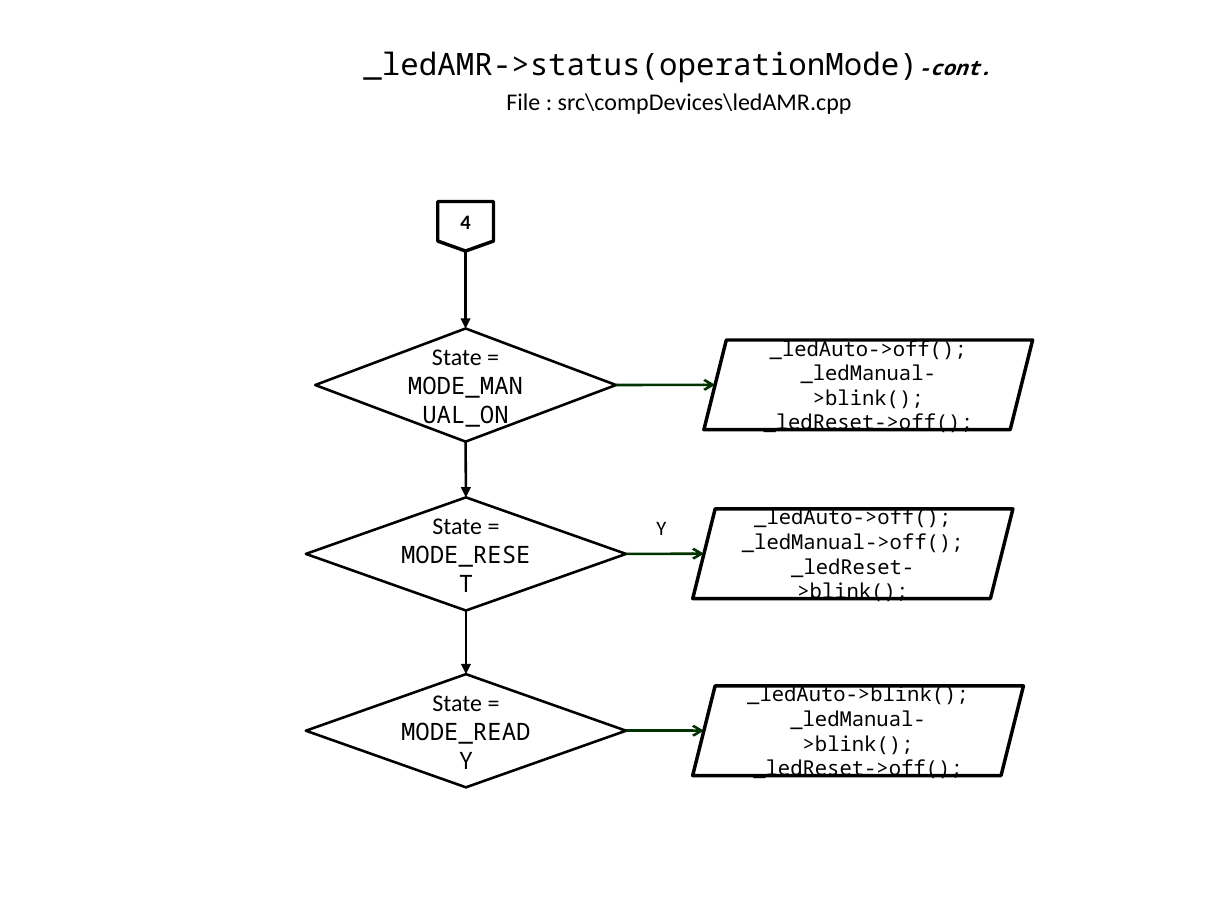
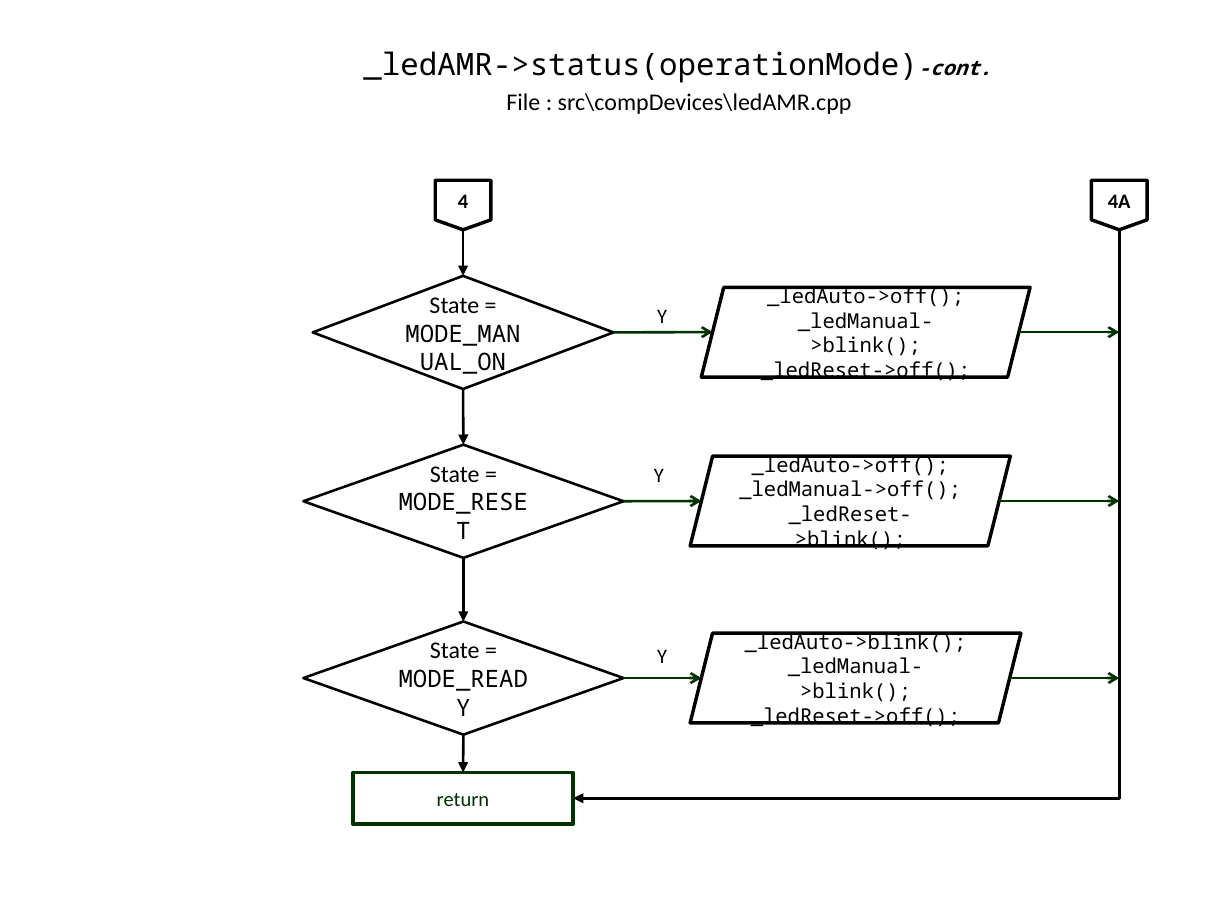
Before and after one commit to slametsampon/WFPS, a slide deck: slide 11 of resources/WFPS.pptx. Drawn at 1232x924 pixels with LibreOffice and Linux fonts; fonts in the diff are those of the drawing; background and template pictures are left out. Boxes give left, top, right and bottom in pixels: in the first picture for what was removed or moved away, otherwise in the second. Text is boxed around its words. In the diff, an @@ line names an element or a change of style, - is before the commit and + after.

```diff
--- a/resources/WFPS.pptx
+++ b/resources/WFPS.pptx
@@ flow chart offpage connector "4": place and size @@
-flow chart offpage connector "4" at (437,202,493,251)
+flow chart offpage connector "4" at (435,180,490,229)
@@ flow chart offpage connector added at (1092,180,1147,229), outline #000000 2 pt, 12 pt, text #000000, bold @@
+4A
@@ arrow moved from (466, 251) - (466, 329) to (463, 229) - (463, 276) @@
@@ elbow arrow added from (1119, 229) to (573, 798), #000000 1.5 pt @@
@@ text added at (657,310,667,323), 12 pt, text #000000 @@
+Y
@@ arrow moved from (616, 386) - (715, 384) to (614, 333) - (712, 333) @@
@@ arrow added from (1019, 333) to (1119, 333), #003300 1.5 pt @@
@@ arrow moved from (466, 441) - (466, 498) to (463, 389) - (463, 445) @@
@@ arrow moved from (626, 554) - (703, 553) to (623, 501) - (701, 501) @@
@@ arrow added from (999, 501) to (1119, 501), #003300 1.5 pt @@
@@ text added at (657,650,667,663), 12 pt, text #000000 @@
+Y
@@ 3 parallelograms, 1 text, 1 diamond: place and size @@
-3 parallelograms, 1 text, 1 diamond at (315,329,1032,776)
+3 parallelograms, 1 text, 1 diamond at (313,276,1030,723)
@@ 2 diamonds, 2 arrows: place and size @@
-2 diamonds, 2 arrows at (306,498,703,787)
+2 diamonds, 2 arrows at (303,445,701,734)
@@ arrow added from (1010, 678) to (1119, 678), #003300 1.5 pt @@
@@ arrow added from (463, 734) to (463, 772), #000000 1.5 pt @@
@@ rectangle added at (354,772,574,824), outline #003300 2 pt, 12 pt, text #003300 @@
+return
```
Also in this commit, not shown: 14 other slides changed.
